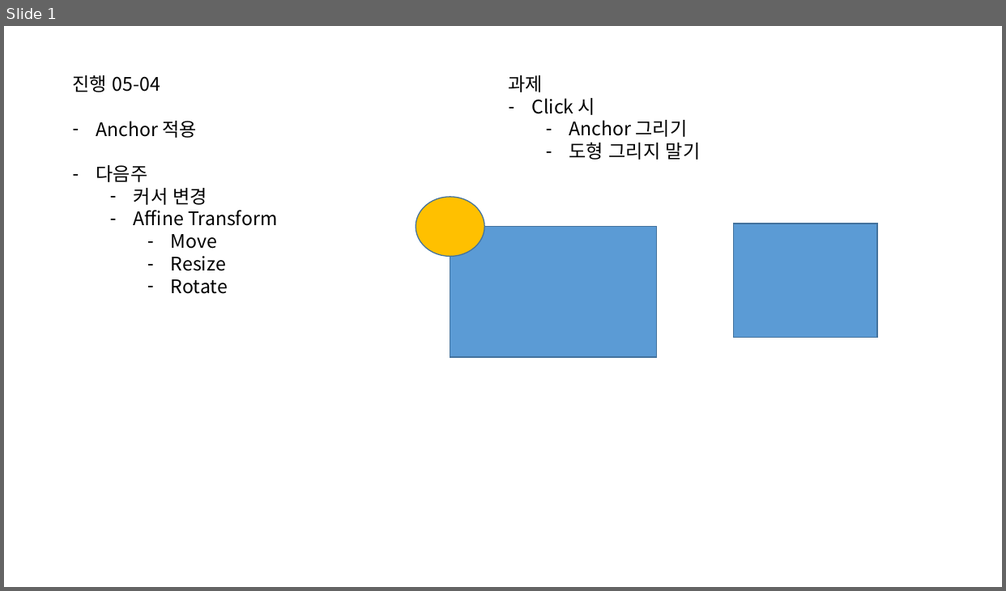
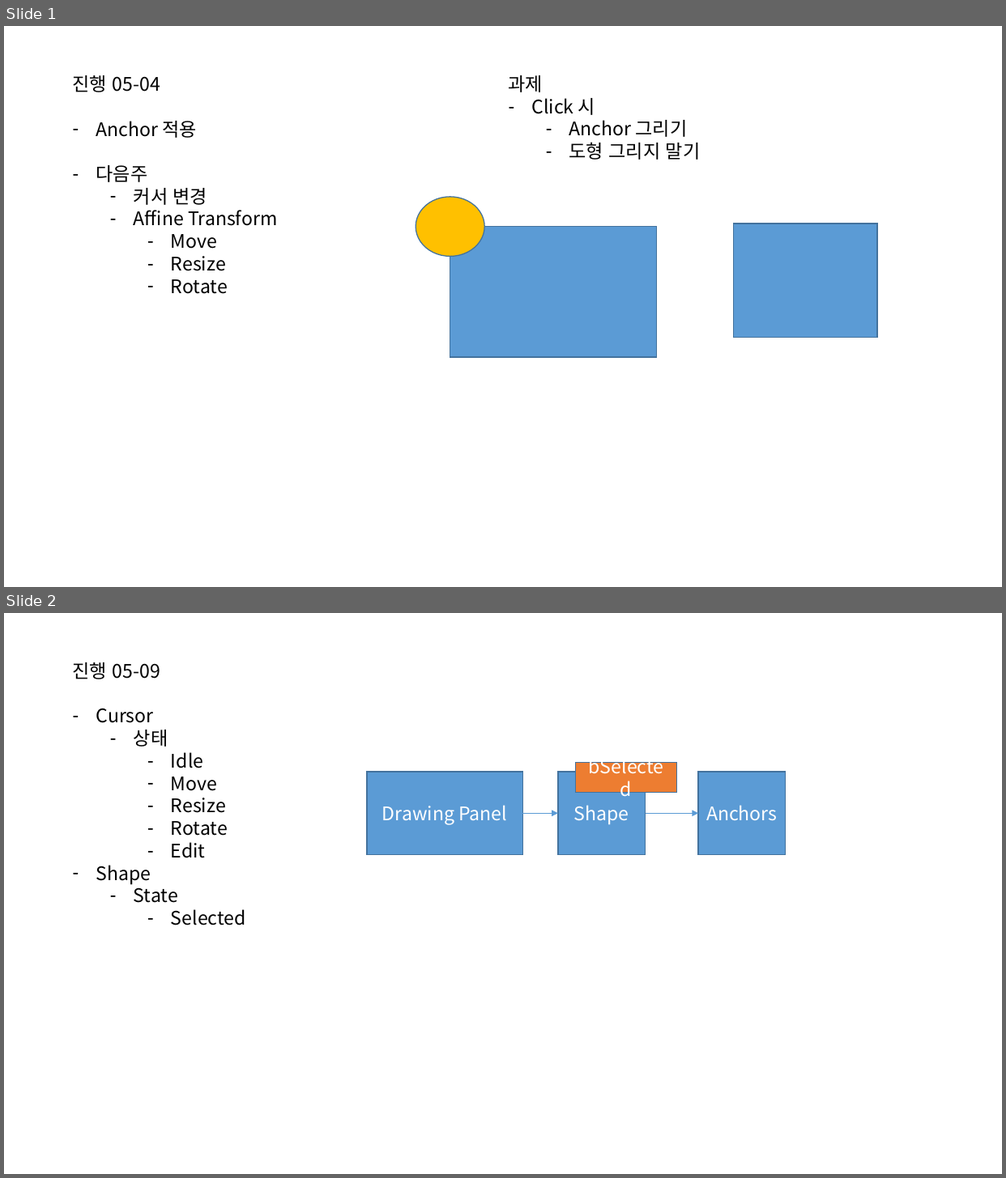
Before and after one commit to choi1019/classes-202201, a slide deck: graphicsEdirorB_220201/doc/수업B.pptx. Shown one above the other, each under a label of ours: slide 1 before the commit, slides 1 and 2 after it. The pictures are 1006x591 and 1006x1178 pixels, drawn with LibreOffice and Linux fonts; fonts in the diff are those of the drawing. Boxes give left, top, right and bottom in pixels: in the first picture for what was removed or moved away, otherwise in the second. Text is boxed around its words. In the diff, an @@ line names an element or a change of style, - is before the commit and + after.

```diff
--- a/graphicsEdirorB_220201/doc/수업B.pptx
+++ b/graphicsEdirorB_220201/doc/수업B.pptx
@@ slide 2 added at (4, 613, 1002, 1174), background #FFFFFF @@
@@ text added at (73, 662, 246, 926), 18 pt, text #000000 @@
+진행 05-09
+– Cursor
+  – 상태
+    – Idle
+    – Move
+    – Resize
+    – Rotate
+    – Edit
+– Shape
+  – State
+    – Selected
@@ rectangle added at (367, 772, 522, 855), fill #5B9BD5, outline #43739E 1 pt, 18 pt, text #FFFFFF @@
+Drawing Panel
@@ rectangle added at (558, 772, 645, 855), fill #5B9BD5, outline #43739E 1 pt, 18 pt, text #FFFFFF @@
+Shape
@@ rectangle added at (576, 763, 677, 793), fill #ED7D31, outline #43739E 1 pt, 18 pt, text #FFFFFF @@
+bSelected
@@ rectangle added at (699, 772, 786, 855), fill #5B9BD5, outline #43739E 1 pt, 18 pt, text #FFFFFF @@
+Anchors
@@ arrow added from (522, 814) to (558, 814), #5B9BD5 0.5 pt @@
@@ arrow added from (646, 814) to (699, 814), #5B9BD5 0.5 pt @@
```
Also in this commit, not shown: 8 other files.
